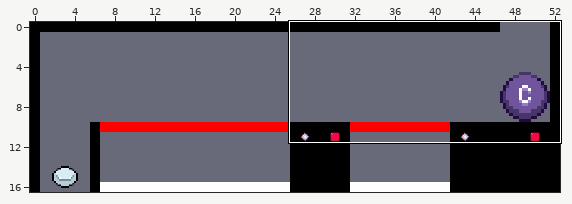
An edit to a level. LDtk project, Assets/Game/World/map.ldtk. Above: a wide view before the commit, with the close-up outlined.
Close-up. Old version:
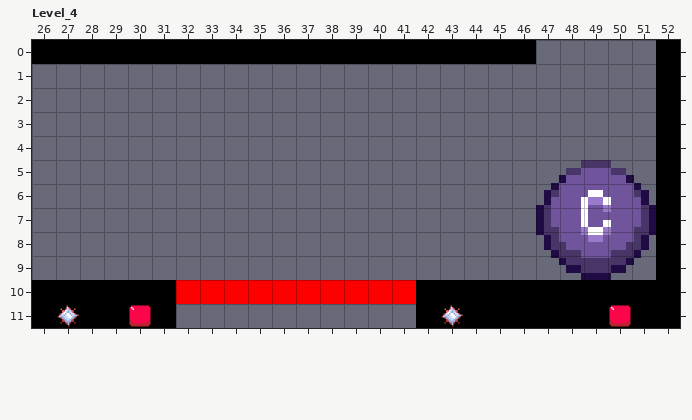
Cells are 16x16 px. Shown: Level_4 x 26..52, y 0..11. The commit also changed other parts of the map, which this record leaves out.
And afterwards:
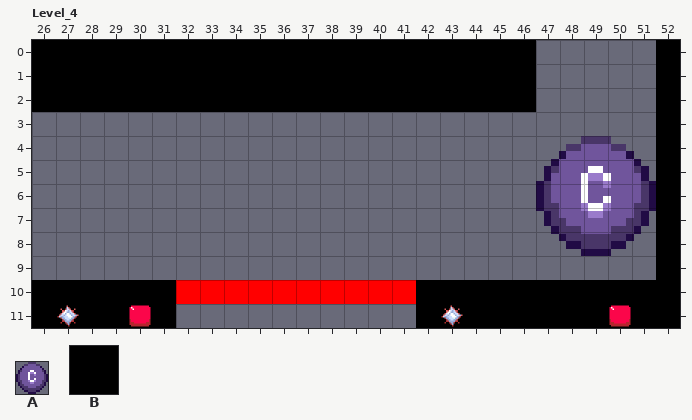
Key: from "BasicTileset": A 10; from "Roles": B 1 "Foundation".
_ is an empty cell.
Objects are placed by their top-left corner, in cells (3,4 is the top-left corner of cell 3,4); size is 1x1 cell unless given.
Difference:
Layer "Roles":
y 1..2: x 26..46 _____________________ -> BBBBBBBBBBBBBBBBBBBBB
Layer "Swaps":
changed: A "Checkpoint" at 47,1 size 5x9 -> A "Checkpoint" at 47,4 size 5x5
